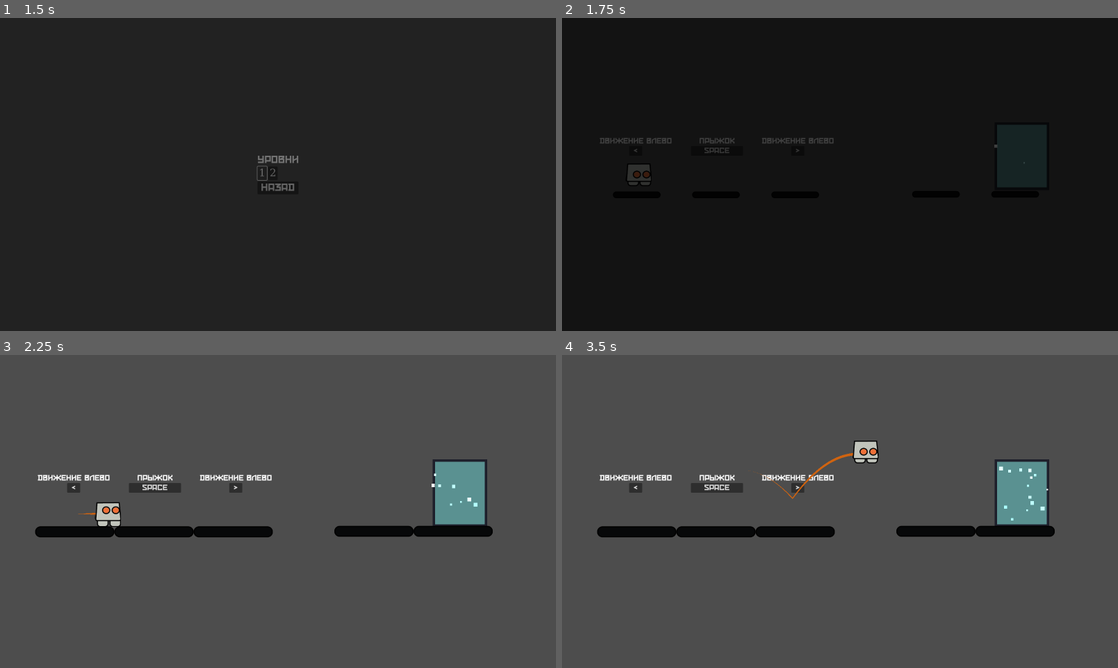
Above: before the commit, frames 1-4 (two rows, left to right).
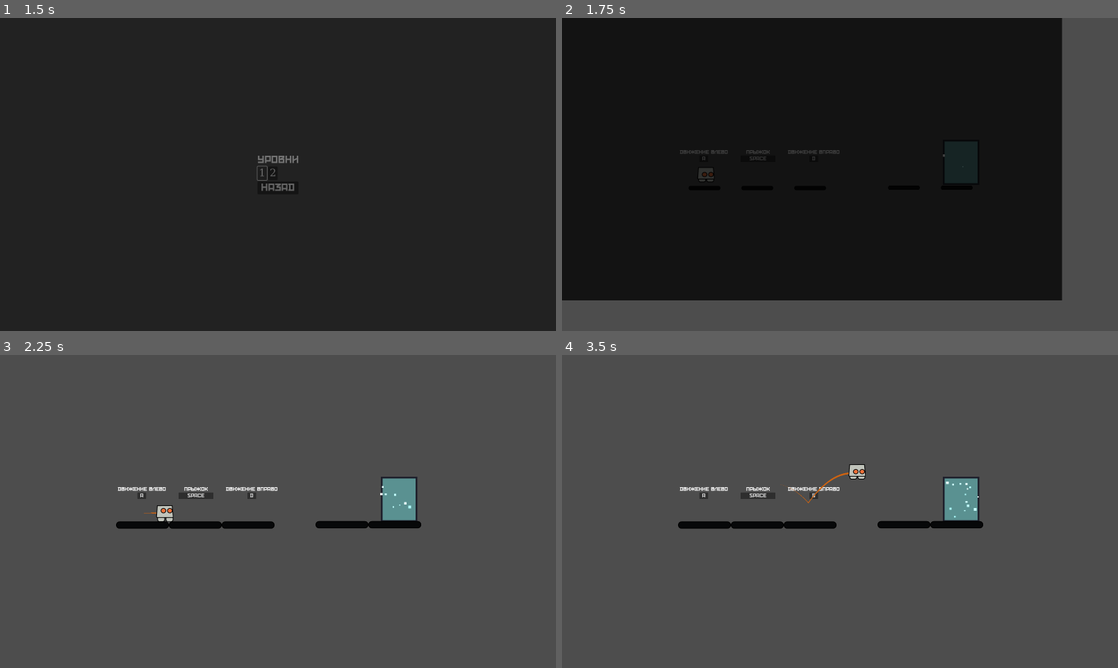
Above: after the commit, the same moments.

Repository: AntonShiryaew/GodotPlatformer
Game: Godot game, scene res://Scenes/MainMenu/mainMenu.tscn
Same seed, same stepped clock (60 frames per second), same inputs: the game is played once before the commit and once after it.
Inputs (mouse positions are in pixels of both pictures, inside the frame that each line leads up to):
- Up to frame 1 (1.5 s): click "Начать приключение" at 0.5 s; click "1" at 1.25 s
- Up to frame 2 (1.75 s): no input
- Up to frame 3 (2.25 s): tap Enter at 2 s; move the mouse to (400, 495) at 2.02 s; hold Right (ui_right) from 2.03 s (still down); tap Z at 2.1 s
- Up to frame 4 (3.5 s): keep holding Right (ui_right); tap Space (ui_select) at 2.27, 3.02 s; move the mouse to (728, 527) at 2.77 s; tap Z at 2.85 s

Frame 1 is identical in both runs. In frame 2, 20% of the frame differs, in the area x 0-100%, y 0-100%; in frame 3, 7.5%; in frame 4, 7.6%.

Commit message:
Добавил эмоции

Diff:
--- a/Prefabs/Platforms/MovingPlatform.tscn
+++ b/Prefabs/Platforms/MovingPlatform.tscn
@@ -4,6 +4,21 @@
 
 [sub_resource type="RectangleShape2D" id="RectangleShape2D_8dg4g"]
 size = Vector2(304, 35)
+
+[sub_resource type="Animation" id="Animation_sxbjd"]
+length = 0.001
+tracks/0/type = "value"
+tracks/0/imported = false
+tracks/0/enabled = true
+tracks/0/path = NodePath(".:position")
+tracks/0/interp = 1
+tracks/0/loop_wrap = true
+tracks/0/keys = {
+"times": PackedFloat32Array(0),
+"transitions": PackedFloat32Array(1),
+"update": 0,
+"values": [Vector2(0, 0)]
+}
 
 [sub_resource type="Animation" id="Animation_fiodj"]
 resource_name = "move_loop"
@@ -22,21 +37,6 @@
 "values": [Vector2(0, 0), Vector2(584, 0), Vector2(584, 0), Vector2(0, 0)]
 }
 
-[sub_resource type="Animation" id="Animation_sxbjd"]
-length = 0.001
-tracks/0/type = "value"
-tracks/0/imported = false
-tracks/0/enabled = true
-tracks/0/path = NodePath(".:position")
-tracks/0/interp = 1
-tracks/0/loop_wrap = true
-tracks/0/keys = {
-"times": PackedFloat32Array(0),
-"transitions": PackedFloat32Array(1),
-"update": 0,
-"values": [Vector2(0, 0)]
-}
-
 [sub_resource type="AnimationLibrary" id="AnimationLibrary_b5td3"]
 _data = {
 "RESET": SubResource("Animation_sxbjd"),
@@ -49,6 +49,7 @@
 metadata/_edit_group_ = true
 
 [node name="Sprite2D" type="Sprite2D" parent="Platform"]
+modulate = Color(0.433392, 0.336151, 1, 1)
 texture = ExtResource("1_etxse")
 
 [node name="CollisionShape2D" type="CollisionShape2D" parent="Platform"]
--- a/Prefabs/bobot_pref.tscn
+++ b/Prefabs/bobot_pref.tscn
@@ -105,9 +105,8 @@
 
 [node name="AnimatedSprite2D" type="AnimatedSprite2D" parent="."]
 sprite_frames = SubResource("SpriteFrames_15yes")
-animation = &"jump"
+animation = &"idle"
 autoplay = "idle"
-frame_progress = 0.542465
 
 [node name="CollisionShape2D" type="CollisionShape2D" parent="."]
 shape = SubResource("CircleShape2D_h7c2d")
--- a/Prefabs/door.tscn
+++ b/Prefabs/door.tscn
@@ -23,6 +23,7 @@
 turbulence_influence_max = 0.246
 
 [node name="Door" type="Area2D"]
+process_mode = 3
 script = ExtResource("1_dav67")
 
 [node name="CollisionShape2D" type="CollisionShape2D" parent="."]
--- a/Prefabs/key.tscn
+++ b/Prefabs/key.tscn
@@ -1,10 +1,10 @@
-[gd_scene load_steps=9 format=3 uid="uid://c1efgc47obe7a"]
+[gd_scene load_steps=12 format=3 uid="uid://c1efgc47obe7a"]
 
-[ext_resource type="Script" path="res://Scripts/key_logic.gd" id="1_bcge5"]
+[ext_resource type="Script" path="res://Scripts/pickable_object.gd" id="1_1wja0"]
 [ext_resource type="Texture2D" uid="uid://de7e7krt7vfcq" path="res://Sprites/key.png" id="1_inow7"]
 
 [sub_resource type="RectangleShape2D" id="RectangleShape2D_5ucs3"]
-size = Vector2(28, 59)
+size = Vector2(30, 60.75)
 
 [sub_resource type="Gradient" id="Gradient_48kl0"]
 offsets = PackedFloat32Array(0.529605, 1)
@@ -35,17 +35,57 @@
 scale_curve = SubResource("CurveTexture_f8sw8")
 color_ramp = SubResource("GradientTexture1D_yjwgy")
 
-[node name="Key" type="Area2D"]
-script = ExtResource("1_bcge5")
+[sub_resource type="Animation" id="Animation_0dqs1"]
+length = 0.001
+tracks/0/type = "value"
+tracks/0/imported = false
+tracks/0/enabled = true
+tracks/0/path = NodePath(".:position")
+tracks/0/interp = 1
+tracks/0/loop_wrap = true
+tracks/0/keys = {
+"times": PackedFloat32Array(0),
+"transitions": PackedFloat32Array(1),
+"update": 0,
+"values": [Vector2(0, 0)]
+}
 
-[node name="KeySprite" type="Sprite2D" parent="."]
+[sub_resource type="Animation" id="Animation_c4ryl"]
+resource_name = "key_animation"
+length = 2.0
+loop_mode = 1
+tracks/0/type = "value"
+tracks/0/imported = false
+tracks/0/enabled = true
+tracks/0/path = NodePath(".:position")
+tracks/0/interp = 1
+tracks/0/loop_wrap = true
+tracks/0/keys = {
+"times": PackedFloat32Array(0, 1),
+"transitions": PackedFloat32Array(1, 1),
+"update": 0,
+"values": [Vector2(0, 0), Vector2(0, -25)]
+}
+
+[sub_resource type="AnimationLibrary" id="AnimationLibrary_he2wv"]
+_data = {
+"RESET": SubResource("Animation_0dqs1"),
+"key_animation": SubResource("Animation_c4ryl")
+}
+
+[node name="Key" type="Node2D"]
+script = ExtResource("1_1wja0")
+
+[node name="Area2D" type="Area2D" parent="."]
+
+[node name="Sprite2D" type="Sprite2D" parent="Area2D"]
 texture = ExtResource("1_inow7")
 
-[node name="CollisionShape2D" type="CollisionShape2D" parent="."]
-position = Vector2(0, -0.5)
+[node name="CollisionShape2D" type="CollisionShape2D" parent="Area2D"]
+position = Vector2(0, -0.625)
 shape = SubResource("RectangleShape2D_5ucs3")
 
-[node name="GPUParticles2D" type="GPUParticles2D" parent="."]
+[node name="GPUParticles2D" type="GPUParticles2D" parent="Area2D"]
 modulate = Color(1, 0.466667, 0.172549, 1)
 emitting = false
 amount = 50
@@ -53,5 +93,11 @@
 one_shot = true
 explosiveness = 1.0
 
-[connection signal="body_entered" from="." to="." method="_on_body_entered"]
-[connection signal="finished" from="GPUParticles2D" to="." method="_on_gpu_particles_2d_finished"]
+[node name="AnimationPlayer" type="AnimationPlayer" parent="Area2D"]
+libraries = {
+"": SubResource("AnimationLibrary_he2wv")
+}
+autoplay = "key_animation"
+
+[connection signal="body_entered" from="Area2D" to="." method="_on_area_2d_body_entered"]
+[connection signal="finished" from="Area2D/GPUParticles2D" to="." method="_on_gpu_particles_2d_finished"]
--- a/Scenes/Levels/Tutorial/Tutorial1.tscn
+++ b/Scenes/Levels/Tutorial/Tutorial1.tscn
@@ -46,7 +46,6 @@
 position = Vector2(961, 538)
 
 [node name="Camera2D" type="Camera2D" parent="BaseNode2D" index="0"]
-zoom = Vector2(1.5, 1.5)
 
 [node name="DeathZone" parent="BaseNode2D" index="1" instance=ExtResource("2_7n4yv")]
 position = Vector2(-6, 744)
@@ -114,7 +113,7 @@
 layout_mode = 2
 theme_override_fonts/font = ExtResource("5_68ayb")
 theme_override_font_sizes/font_size = 30
-text = "Движение влево"
+text = "Движение вправо"
 script = ExtResource("6_whrpf")
 
 [node name="BaseGameButton" type="Button" parent="BaseNode2D/VBoxContainer2" index="1"]
@@ -125,12 +124,12 @@
 theme_override_colors/font_hover_color = Color(0.875, 0.875, 0.875, 1)
 theme_override_fonts/font = ExtResource("5_68ayb")
 theme_override_font_sizes/font_size = 30
-theme_override_styles/focus = SubResource("StyleBoxEmpty_qcntl")
-theme_override_styles/disabled = SubResource("StyleBoxFlat_vswhw")
+theme_override_styles/focus = SubResource("StyleBoxEmpty_wani1")
+theme_override_styles/disabled = SubResource("StyleBoxFlat_t0pq2")
 theme_override_styles/hover = SubResource("StyleBoxFlat_2m7et")
 disabled = true
 button_mask = 4
-text = ">"
+text = "D"
 script = ExtResource("7_a7pon")
 isActiveButton = null
 
@@ -156,12 +155,12 @@
 theme_override_colors/font_hover_color = Color(0.875, 0.875, 0.875, 1)
 theme_override_fonts/font = ExtResource("5_68ayb")
 theme_override_font_sizes/font_size = 30
-theme_override_styles/focus = SubResource("StyleBoxEmpty_cm58j")
-theme_override_styles/disabled = SubResource("StyleBoxFlat_vswhw")
+theme_override_styles/focus = SubResource("StyleBoxEmpty_2t7b6")
+theme_override_styles/disabled = SubResource("StyleBoxFlat_t0pq2")
 theme_override_styles/hover = SubResource("StyleBoxFlat_2m7et")
 disabled = true
 button_mask = 4
-text = "<"
+text = "A"
 script = ExtResource("7_a7pon")
 isActiveButton = null
 
--- a/Scenes/Levels/Tutorial/Tutorial2.tscn
+++ b/Scenes/Levels/Tutorial/Tutorial2.tscn
@@ -17,14 +17,13 @@
 
 [node name="Camera2D" type="Camera2D" parent="BaseNode2D" index="0"]
 position = Vector2(-6, 12)
-zoom = Vector2(1.5, 1.5)
 
 [node name="DeathZone" parent="BaseNode2D" index="1" instance=ExtResource("2_dqve2")]
 position = Vector2(-6, 746)
 
 [node name="Door" parent="BaseNode2D" index="2" instance=ExtResource("3_5nwyn")]
 position = Vector2(714, -392)
-next_scene_path = "res://Scenes/test_scene.tscn"
+next_scene_path = "res://Scenes/Levels/Tutorial/Tutorial3.tscn"
 
 [node name="Platform" parent="BaseNode2D" index="3" groups=["loading_platform"] instance=ExtResource("4_ftxkk")]
 position = Vector2(-780, 80)
--- /dev/null
+++ b/Scenes/Levels/Tutorial/Tutorial3.tscn
@@ -0,0 +1,198 @@
+[gd_scene load_steps=16 format=3 uid="uid://bs60b7xcqvek1"]
+
+[ext_resource type="PackedScene" uid="uid://bic5ii30cvlub" path="res://Scenes/BaseScenes/baseScene.tscn" id="1_hwhpj"]
+[ext_resource type="PackedScene" uid="uid://ckv1u7lq8yvut" path="res://Prefabs/death_zone.tscn" id="2_57f04"]
+[ext_resource type="PackedScene" uid="uid://dw6l1qooio0va" path="res://Prefabs/door.tscn" id="3_f48t8"]
+[ext_resource type="PackedScene" uid="uid://clb50a7t5k2xu" path="res://Prefabs/Platforms/platform_pref.tscn" id="4_wlx8d"]
+[ext_resource type="FontFile" uid="uid://bb04hlpa48pbq" path="res://Fonts/BulatovSPDemo.otf" id="5_25owd"]
+[ext_resource type="Script" path="res://Prefabs/BasicUi/baseLabel.gd" id="6_u25cy"]
+[ext_resource type="Script" path="res://Prefabs/BasicUi/baseButton.gd" id="7_8bn0a"]
+[ext_resource type="PackedScene" uid="uid://dsedpm5rfdof1" path="res://Prefabs/bobot_pref.tscn" id="8_82ouk"]
+[ext_resource type="PackedScene" uid="uid://cxw716cf4pioo" path="res://Prefabs/Platforms/OneWayPlatform.tscn" id="9_8oyma"]
+
+[sub_resource type="StyleBoxEmpty" id="StyleBoxEmpty_i87k5"]
+
+[sub_resource type="StyleBoxFlat" id="StyleBoxFlat_654ek"]
+content_margin_left = 4.0
+content_margin_top = 4.0
+content_margin_right = 4.0
+content_margin_bottom = 4.0
+bg_color = Color(0.1, 0.1, 0.1, 0.6)
+corner_radius_top_left = 3
+corner_radius_top_right = 3
+corner_radius_bottom_right = 3
+corner_radius_bottom_left = 3
+corner_detail = 5
+
+[sub_resource type="StyleBoxFlat" id="StyleBoxFlat_vj6kp"]
+content_margin_left = 4.0
+content_margin_top = 4.0
+content_margin_right = 4.0
+content_margin_bottom = 4.0
+bg_color = Color(0.1, 0.1, 0.1, 0.6)
+corner_radius_top_left = 3
+corner_radius_top_right = 3
+corner_radius_bottom_right = 3
+corner_radius_bottom_left = 3
+corner_detail = 5
+
+[sub_resource type="StyleBoxEmpty" id="StyleBoxEmpty_2a4fo"]
+
+[sub_resource type="StyleBoxEmpty" id="StyleBoxEmpty_2nrvj"]
+
+[sub_resource type="StyleBoxFlat" id="StyleBoxFlat_dq5if"]
+content_margin_left = 4.0
+content_margin_top = 4.0
+content_margin_right = 4.0
+content_margin_bottom = 4.0
+bg_color = Color(0.1, 0.1, 0.1, 0.6)
+corner_radius_top_left = 3
+corner_radius_top_right = 3
+corner_radius_bottom_right = 3
+corner_radius_bottom_left = 3
+corner_detail = 5
+
+[node name="BaseNode" instance=ExtResource("1_hwhpj")]
+
+[node name="BaseNode2D" parent="." index="0"]
+visible = true
+position = Vector2(961, 540)
+
+[node name="Camera2D" type="Camera2D" parent="BaseNode2D" index="0"]
+position = Vector2(2, 0)
+
+[node name="DeathZone" parent="BaseNode2D" index="1" instance=ExtResource("2_57f04")]
+position = Vector2(-4, 744)
+
+[node name="Door" parent="BaseNode2D" index="2" instance=ExtResource("3_f48t8")]
+position = Vector2(224, 112)
+next_scene_path = "res://Scenes/Levels/Tutorial/Tutorial4.tscn"
+
+[node name="Platform" parent="BaseNode2D" index="3" groups=["loading_platform"] instance=ExtResource("4_wlx8d")]
+position = Vector2(-308, 257)
+
+[node name="Platform2" parent="BaseNode2D" index="4" groups=["loading_platform"] instance=ExtResource("4_wlx8d")]
+position = Vector2(50, 124)
+rotation = 1.5708
+
+[node name="Platform3" parent="BaseNode2D" index="5" groups=["loading_platform"] instance=ExtResource("4_wlx8d")]
+position = Vector2(396, 124)
+rotation = 1.5708
+
+[node name="Platform4" parent="BaseNode2D" index="6" groups=["loading_platform"] instance=ExtResource("4_wlx8d")]
+position = Vector2(222, 257)
+
+[node name="VBoxContainer3" type="VBoxContainer" parent="BaseNode2D" index="7"]
+offset_left = -770.0
+offset_top = 84.0
+offset_right = -485.0
+offset_bottom = 240.0
+metadata/_edit_use_anchors_ = true
+
+[node name="BaseLabel" type="Label" parent="BaseNode2D/VBoxContainer3" index="0"]
+layout_mode = 2
+theme_override_fonts/font = ExtResource("5_25owd")
+theme_override_font_sizes/font_size = 30
+text = "Двойной прыжок"
+horizontal_alignment = 1
+script = ExtResource("6_u25cy")
+
+[node name="BaseGameButton" type="Button" parent="BaseNode2D/VBoxContainer3" index="1"]
+custom_minimum_size = Vector2(200, 0)
+layout_mode = 2
+size_flags_horizontal = 4
+theme_override_colors/font_disabled_color = Color(0.875, 0.875, 0.875, 1)
+theme_override_colors/font_hover_color = Color(0.875, 0.875, 0.875, 1)
+theme_override_fonts/font = ExtResource("5_25owd")
+theme_override_font_sizes/font_size = 30
+theme_override_styles/focus = SubResource("StyleBoxEmpty_i87k5")
+theme_override_styles/disabled = SubResource("StyleBoxFlat_654ek")
+theme_override_styles/hover = SubResource("StyleBoxFlat_vj6kp")
+disabled = true
+shortcut_feedback = false
+shortcut_in_tooltip = false
+text = "space"
+script = ExtResource("7_8bn0a")
+isActiveButton = null
+
+[node name="BaseLabel2" type="Label" parent="BaseNode2D/VBoxContainer3" index="2"]
+layout_mode = 2
+theme_override_fonts/font = ExtResource("5_25owd")
+theme_override_font_sizes/font_size = 30
+text = "+"
+horizontal_alignment = 1
+script = ExtResource("6_u25cy")
+
+[node name="BaseGameButton2" type="Button" parent="BaseNode2D/VBoxContainer3" index="3"]
+custom_minimum_size = Vector2(200, 0)
+layout_mode = 2
+size_flags_horizontal = 4
+theme_override_colors/font_disabled_color = Color(0.875, 0.875, 0.875, 1)
+theme_override_colors/font_hover_color = Color(0.875, 0.875, 0.875, 1)
+theme_override_fonts/font = ExtResource("5_25owd")
+theme_override_font_sizes/font_size = 30
+theme_override_styles/focus = SubResource("StyleBoxEmpty_2a4fo")
+theme_override_styles/disabled = SubResource("StyleBoxFlat_654ek")
+theme_override_styles/hover = SubResource("StyleBoxFlat_vj6kp")
+disabled = true
+shortcut_feedback = false
+shortcut_in_tooltip = false
+text = "space"
+script = ExtResource("7_8bn0a")
+isActiveButton = null
+
+[node name="BaseLabel" type="Label" parent="BaseNode2D" index="8"]
+offset_left = -534.0
+offset_top = -100.0
+offset_right = -68.0
+offset_bottom = -39.0
+theme_override_fonts/font = ExtResource("5_25owd")
+theme_override_font_sizes/font_size = 30
+text = "Эту платформу
+можно пройти насквозь"
+horizontal_alignment = 1
+script = ExtResource("6_u25cy")
+
+[node name="Bobot" parent="BaseNode2D" index="9" instance=ExtResource("8_82ouk")]
+light_mask = 3
+visibility_layer = 3
+position = Vector2(-300, 184)
+collision_layer = 1
+collision_mask = 1
+
+[node name="OneWayPlatform" parent="BaseNode2D" index="10" instance=ExtResource("9_8oyma")]
+position = Vector2(224, -100)
+
+[node name="OneWayPlatform2" parent="BaseNode2D" index="11" instance=ExtResource("9_8oyma")]
+position = Vector2(-306, -8)
+
+[node name="VBoxContainer" type="VBoxContainer" parent="BaseNode2D" index="12"]
+offset_left = 80.0
+offset_top = -328.0
+offset_right = 359.0
+offset_bottom = -258.0
+
+[node name="BaseLabel2" type="Label" parent="BaseNode2D/VBoxContainer" index="0"]
+layout_mode = 2
+theme_override_fonts/font = ExtResource("5_25owd")
+theme_override_font_sizes/font_size = 30
+text = "Спуститься вниз"
+horizontal_alignment = 1
+script = ExtResource("6_u25cy")
+
+[node name="BaseGameButton2" type="Button" parent="BaseNode2D/VBoxContainer" index="1"]
+custom_minimum_size = Vector2(50, 0)
+layout_mode = 2
+size_flags_horizontal = 4
+theme_override_colors/font_disabled_color = Color(0.875, 0.875, 0.875, 1)
+theme_override_colors/font_hover_color = Color(0.875, 0.875, 0.875, 1)
+theme_override_fonts/font = ExtResource("5_25owd")
+theme_override_font_sizes/font_size = 30
+theme_override_styles/focus = SubResource("StyleBoxEmpty_2nrvj")
+theme_override_styles/disabled = SubResource("StyleBoxFlat_654ek")
+theme_override_styles/hover = SubResource("StyleBoxFlat_dq5if")
+disabled = true
+button_mask = 4
+text = "S"
+script = ExtResource("7_8bn0a")
+isActiveButton = null
--- /dev/null
+++ b/Scenes/Levels/Tutorial/Tutorial4.tscn
@@ -0,0 +1,67 @@
+[gd_scene load_steps=11 format=3 uid="uid://snwsxl8qbk4o"]
+
+[ext_resource type="PackedScene" uid="uid://bic5ii30cvlub" path="res://Scenes/BaseScenes/baseScene.tscn" id="1_qxt8l"]
+[ext_resource type="PackedScene" uid="uid://ckv1u7lq8yvut" path="res://Prefabs/death_zone.tscn" id="2_wucok"]
+[ext_resource type="PackedScene" uid="uid://dw6l1qooio0va" path="res://Prefabs/door.tscn" id="3_6it5p"]
+[ext_resource type="PackedScene" uid="uid://clb50a7t5k2xu" path="res://Prefabs/Platforms/platform_pref.tscn" id="4_kjgyp"]
+[ext_resource type="PackedScene" uid="uid://dsedpm5rfdof1" path="res://Prefabs/bobot_pref.tscn" id="5_duhmy"]
+[ext_resource type="PackedScene" uid="uid://cxw716cf4pioo" path="res://Prefabs/Platforms/OneWayPlatform.tscn" id="6_62yja"]
+[ext_resource type="PackedScene" uid="uid://btx8b11te6l12" path="res://Prefabs/Platforms/jump_platform.tscn" id="7_g6pvq"]
+[ext_resource type="PackedScene" uid="uid://c1efgc47obe7a" path="res://Prefabs/key.tscn" id="8_du4py"]
+[ext_resource type="FontFile" uid="uid://bb04hlpa48pbq" path="res://Fonts/BulatovSPDemo.otf" id="9_yeuyr"]
+[ext_resource type="Script" path="res://Prefabs/BasicUi/baseLabel.gd" id="10_t8tx2"]
+
+[node name="BaseNode" instance=ExtResource("1_qxt8l")]
+
+[node name="BaseNode2D" parent="." index="0"]
+visible = true
+position = Vector2(962, 542)
+
+[node name="Camera2D" type="Camera2D" parent="BaseNode2D" index="0"]
+
+[node name="DeathZone" parent="BaseNode2D" index="1" instance=ExtResource("2_wucok")]
+position = Vector2(0, 744)
+
+[node name="Door" parent="BaseNode2D" index="2" instance=ExtResource("3_6it5p")]
+position = Vector2(0, -482)
+next_scene_path = "res://Scenes/test_scene.tscn"
+
+[node name="Platform" parent="BaseNode2D" index="3" groups=["loading_platform"] instance=ExtResource("4_kjgyp")]
+position = Vector2(446, 650)
+
+[node name="Platform2" parent="BaseNode2D" index="4" groups=["loading_platform"] instance=ExtResource("4_kjgyp")]
+position = Vector2(0, -336)
+
+[node name="Platform4" parent="BaseNode2D" index="5" groups=["loading_platform"] instance=ExtResource("4_kjgyp")]
+position = Vector2(-932, -336)
+
+[node name="BaseLabel" type="Label" parent="BaseNode2D" index="6"]
+offset_left = -758.0
+offset_top = -582.0
+offset_right = -180.0
+offset_bottom = -521.0
+theme_override_fonts/font = ExtResource("9_yeuyr")
+theme_override_font_sizes/font_size = 30
+text = "Иногда, чтобы запустить процесс
+перехода, необходимо найти ключ"
+horizontal_alignment = 1
+script = ExtResource("10_t8tx2")
+
+[node name="Bobot" parent="BaseNode2D" index="7" instance=ExtResource("5_duhmy")]
+light_mask = 3
+visibility_layer = 3
+position = Vector2(446, 572)
+collision_layer = 1
+collision_mask = 1
+
+[node name="OneWayPlatform" parent="BaseNode2D" index="8" instance=ExtResource("6_62yja")]
+position = Vector2(446, 400)
+
+[node name="OneWayPlatform2" parent="BaseNode2D" index="9" instance=ExtResource("6_62yja")]
+position = Vector2(446, 150)
+
+[node name="PlatformJump2" parent="BaseNode2D" index="10" groups=["loading_platform"] instance=ExtResource("7_g6pvq")]
+position = Vector2(-456, 150)
+
+[node name="Key" parent="BaseNode2D" index="11" instance=ExtResource("8_du4py")]
+position = Vector2(-932, -406)
--- a/Scenes/test_scene.tscn
+++ b/Scenes/test_scene.tscn
@@ -31,7 +31,7 @@
 position = Vector2(394, 308)
 scale = Vector2(0.6, 0.6)
 
-[node name="CharacterBody2D" parent="." instance=ExtResource("1_37e8o")]
+[node name="Bobot" parent="." instance=ExtResource("1_37e8o")]
 position = Vector2(-420, 44)
 collision_layer = 1
 collision_mask = 1
@@ -70,4 +70,7 @@
 [node name="MovingPlatform" parent="." instance=ExtResource("8_2t5em")]
 position = Vector2(-320, -116)
 
+[node name="MovingPlatform2" parent="." instance=ExtResource("8_2t5em")]
+position = Vector2(-412, 472)
+
 [connection signal="body_entered" from="Area2D" to="Camera2D" method="_on_area_2d_body_entered"]
--- a/Scripts/levelTransition.gd
+++ b/Scripts/levelTransition.gd
@@ -2,20 +2,30 @@
 
 @onready var screen = $"../BlackScreen"
 
-var door
+var door : Node
+var key : Node
 
 func _ready() -> void:
-	if screen != null:
-		screen.appear.connect(on_screen_appear)
+	if get_parent().get_script().get_global_name() == "BaseScene":
+		get_parent().game_paused.connect(on_game_paused)
+	screen.appear.connect(on_screen_appear)
 	door = get_node_or_null("Door")
 	var bobot = get_node_or_null("Bobot")
 	if bobot != null:
 		bobot.readyToNextLevel.connect(to_screen_appear)
-	var key = get_node_or_null("Key")
+	key = get_node_or_null("Key")
 	if key != null:
-		key.key_picked_up.connect(on_key_picked_up)
+		key.picked_up.connect(on_key_picked_up)
 		if door != null:
 			door.get_node("Particles").amount_ratio = 0
+
+func on_game_paused(paused: bool) -> void:
+	if door != null:
+		if paused:
+			door.get_node("Particles").amount_ratio = 0
+		else:
+			if key == null:
+				door.get_node("Particles").amount_ratio = 1
 
 func on_key_picked_up() -> void:
 	if door != null:
--- /dev/null
+++ b/Scripts/pickable_object.gd
@@ -0,0 +1,15 @@
+extends Node2D
+
+@onready var particles = $Area2D/GPUParticles2D
+@onready var sprite = $Area2D/Sprite2D
+
+signal picked_up
+
+func _on_gpu_particles_2d_finished() -> void:
+	picked_up.emit()
+	queue_free()
+
+func _on_area_2d_body_entered(body: Node2D) -> void:
+	if(body.name == "Bobot"):
+		sprite.hide()
+		particles.emitting = true
--- /dev/null
+++ b/emotin_jaw.gd
@@ -0,0 +1,11 @@
+extends Node
+
+
+# Called when the node enters the scene tree for the first time.
+func _ready() -> void:
+	pass # Replace with function body.
+
+
+# Called every frame. 'delta' is the elapsed time since the previous frame.
+func _process(delta: float) -> void:
+	pass
--- /dev/null
+++ b/emotion_eye.tscn
@@ -0,0 +1,11 @@
+[gd_scene load_steps=3 format=3 uid="uid://n7cqebjxb5ku"]
+
+[ext_resource type="Script" path="res://following_circle.gd" id="1_8mqbj"]
+[ext_resource type="Texture2D" uid="uid://dtsqed28uc8ha" path="res://Sprites/emotion/emotinal_eye.png" id="2_j7bse"]
+
+[node name="Eye" type="Node2D"]
+script = ExtResource("1_8mqbj")
+
+[node name="EmotinalEye" type="Sprite2D" parent="."]
+z_index = -1
+texture = ExtResource("2_j7bse")
--- /dev/null
+++ b/emotion_face.tscn
@@ -0,0 +1,15 @@
+[gd_scene load_steps=3 format=3 uid="uid://dolberoonjt3"]
+
+[ext_resource type="PackedScene" uid="uid://n7cqebjxb5ku" path="res://emotion_eye.tscn" id="1_44hjt"]
+[ext_resource type="PackedScene" uid="uid://dvh3vbpsxisbt" path="res://emotion_jaw.tscn" id="2_8j47c"]
+
+[node name="EmotionFace" type="Node2D"]
+
+[node name="Eye_left" parent="." instance=ExtResource("1_44hjt")]
+position = Vector2(994, 251)
+
+[node name="Eye_right" parent="." instance=ExtResource("1_44hjt")]
+position = Vector2(566, 238)
+
+[node name="EmotionJaw" parent="." instance=ExtResource("2_8j47c")]
+position = Vector2(782, 634)
--- /dev/null
+++ b/emotion_jaw.tscn
@@ -0,0 +1,56 @@
+[gd_scene load_steps=6 format=3 uid="uid://dvh3vbpsxisbt"]
+
+[ext_resource type="Texture2D" uid="uid://15v65mw3kmrb" path="res://Sprites/emotion/up_jaw.png" id="1_uwmsv"]
+[ext_resource type="Texture2D" uid="uid://b3h5fw1ejrwc7" path="res://Sprites/emotion/down_jaw.png" id="2_x5v1t"]
+
+[sub_resource type="Animation" id="Animation_2grpg"]
+resource_name = "talking"
+length = 0.2
+loop_mode = 1
+tracks/0/type = "value"
+tracks/0/imported = false
+tracks/0/enabled = true
+tracks/0/path = NodePath("DownJaw:position")
+tracks/0/interp = 1
+tracks/0/loop_wrap = true
+tracks/0/keys = {
+"times": PackedFloat32Array(0, 0.1),
+"transitions": PackedFloat32Array(1, 1),
+"update": 0,
+"values": [Vector2(0, 32), Vector2(0, 69)]
+}
+
+[sub_resource type="Animation" id="Animation_36yqq"]
+length = 0.001
+tracks/0/type = "value"
+tracks/0/imported = false
+tracks/0/enabled = true
+tracks/0/path = NodePath("DownJaw:position")
+tracks/0/interp = 1
+tracks/0/loop_wrap = true
+tracks/0/keys = {
+"times": PackedFloat32Array(0),
+"transitions": PackedFloat32Array(1),
+"update": 0,
+"values": [Vector2(0, 32)]
+}
+
+[sub_resource type="AnimationLibrary" id="AnimationLibrary_j1g54"]
+_data = {
+"RESET": SubResource("Animation_36yqq"),
+"talking": SubResource("Animation_2grpg")
+}
+
+[node name="EmotionJaw" type="Node2D"]
+
+[node name="UpJaw" type="Sprite2D" parent="."]
+texture = ExtResource("1_uwmsv")
+
+[node name="DownJaw" type="Sprite2D" parent="."]
+position = Vector2(0, 32)
+texture = ExtResource("2_x5v1t")
+
+[node name="AnimationPlayer" type="AnimationPlayer" parent="."]
+libraries = {
+"": SubResource("AnimationLibrary_j1g54")
+}
--- /dev/null
+++ b/following_circle.gd
@@ -0,0 +1,40 @@
+extends Node2D
+
+var center_circle
+var max
+var eye_rad
+var max_vector
+
+func _ready() -> void:
+	center_circle = Vector2(0,0)
+	max = 200
+	eye_rad = 50
+	max_vector = Vector2(max, max)
+
+func _draw() -> void:
+	draw_circle(Vector2(0,0), max, Color.BROWN, false, 5)
+	draw_circle(center_circle, eye_rad, Color.BLACK)
+
+func _process(_delta: float) -> void:
+	queue_redraw()
+	var mouse_pos = get_global_mouse_position()
+	var gl_pos = global_position
+	var one_x = mouse_pos.x
+	var one_y = mouse_pos.y
+
+	var a = get_global_mouse_position().x - global_position.x
+	var b = get_global_mouse_position().y - global_position.y
+	if (b == 0): b = 0.0001
+	if (a == 0): a = 0.0001
+
+	var c = sqrt(pow(a, 2) + pow(b, 2))
+	var cos_angle = (pow(a, 2) + pow(c, 2) - pow(b, 2)) / (2 * a * c)
+	var angle = acos(cos_angle)
+
+	var is_top:bool = get_global_mouse_position().y < global_position.y
+	if (c > max): c = max;
+	var pos_x = (c - eye_rad) * cos(angle)
+	var pos_y = (c - eye_rad) * sin(angle)
+	if (is_top): pos_y = -pos_y
+
+	center_circle = Vector2(pos_x, pos_y)
Not shown: 3 places in Scenes/Levels/Tutorial/Tutorial1.tscn that only renumber resources
Binary file added: Sprites/emotion/down_jaw.png
Not shown, added: Sprites/emotion/down_jaw.png.import
Binary file added: Sprites/emotion/emotinal_eye.png
Not shown, added: Sprites/emotion/emotinal_eye.png.import
Binary file added: Sprites/emotion/up_jaw.png
Not shown, added: Sprites/emotion/up_jaw.png.import
